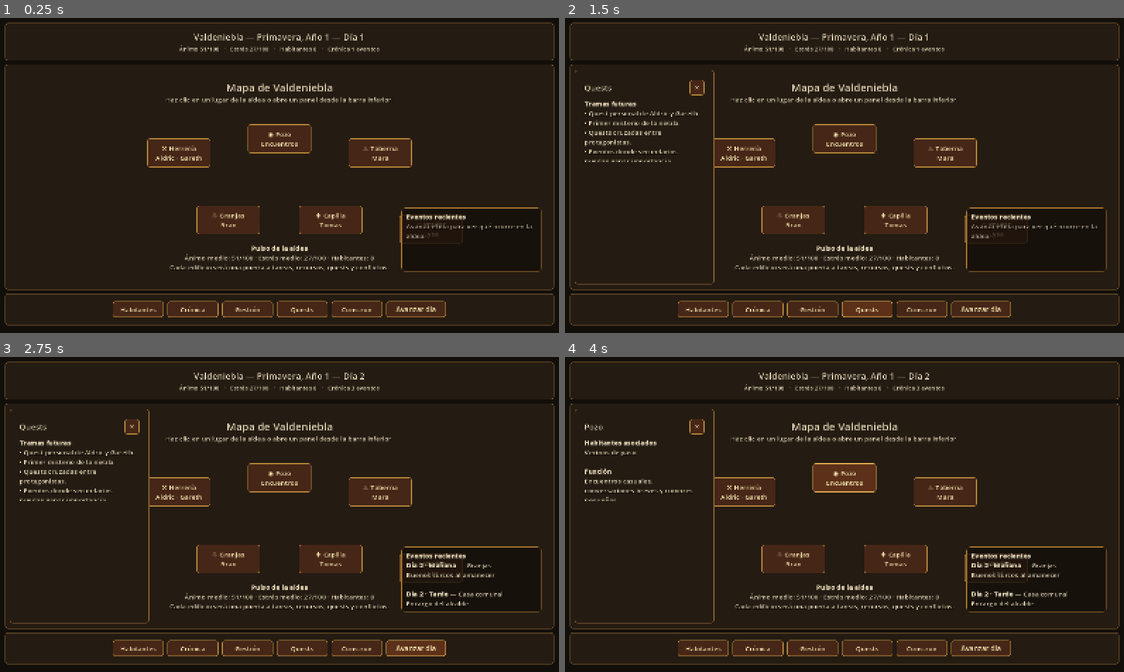
Above: before the commit, frames 1-4 (two rows, left to right).
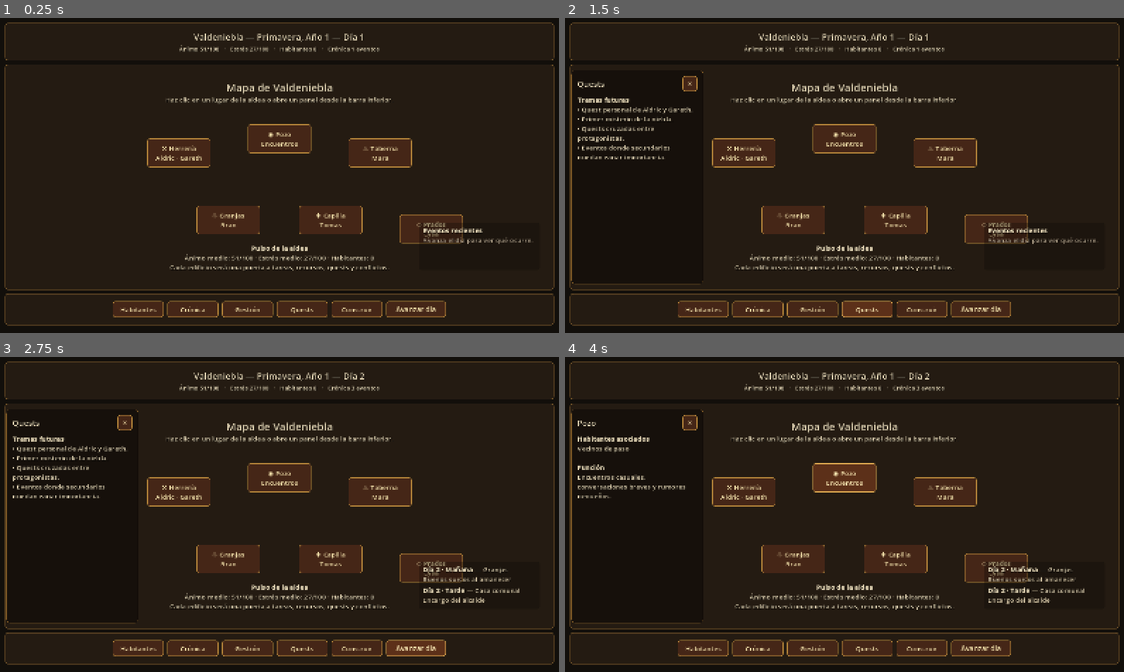
Above: after the commit, the same moments.

Repository: Nachobt98/valdeniebla
Game: Godot game, scene res://main.tscn
The game is run twice, just before and just after one commit, with the same random seed, the same clock (stepped at 60 frames per second) and the same inputs.
Inputs:
- Up to frame 1 (0.25 s): no input
- Up to frame 2 (1.5 s): click "Habitantes" at 0.5 s; click "Quests" at 1.25 s
- Up to frame 3 (2.75 s): click "Avanzar día" at 2 s
- Up to frame 4 (4 s): click "⚒ Herrería Aldric · Gareth" at 2.75 s; click "◉ Pozo Encuentros" at 3.5 s

The runs differ from the first frame. In frame 1, 1.3% of the frame differs, in the area x 71-97%, y 60-81%; in frame 2, 3.6%; in frame 3, 4.2%, in the area x 1-97%, y 16-85%; in frame 4, 3.6%.

Commit message:
Refine contextual UI and timed event feed

Diff:
--- a/main.gd
+++ b/main.gd
@@ -7,14 +7,15 @@
 const DiarySystem = preload("res://scripts/diary_system.gd")
 
 const DAY_TIMES := ["Mañana", "Tarde"]
-const MAX_EVENT_FEED_ENTRIES := 5
+const EVENT_FEED_LIFETIME := 5.0
+const EVENT_FEED_FADE_TIME := 1.25
 
 var selected_npc_id: String = "aldric"
 var village_state := VillageState.new()
 var event_system := EventSystem.new()
 var diary_system := DiarySystem.new()
-var event_feed_entries: Array[String] = []
-var event_feed_label: RichTextLabel
+var event_feed_container: VBoxContainer
+var event_feed_empty_label: RichTextLabel
 
 @onready var title_label: Label = $RootMargin/RootLayout/TopBar/TopBarMargin/TopBarContent/TitleLabel
 @onready var top_stats_label: Label = $RootMargin/RootLayout/TopBar/TopBarMargin/TopBarContent/TopStatsLabel
@@ -47,10 +48,10 @@
 	event_system.setup(EventDatabase.get_events())
 	diary_system.setup_initial_entry()
 	populate_npc_list()
+	apply_translucent_context_style()
 	create_event_feed_overlay()
 	connect_signals()
 	update_all_ui()
-	update_event_feed()
 
 func connect_signals() -> void:
 	advance_day_button.pressed.connect(_on_advance_day_pressed)
@@ -68,27 +69,42 @@
 	chapel_button.pressed.connect(func(): show_building_panel("Capilla", "Tomas", "Crónica, memoria, mediación y primeras pistas de la trama principal.", "Las velas recuerdan más de lo que dicen."))
 	pastures_button.pressed.connect(func(): show_building_panel("Prados", "Lysa", "Ganado, lindes, vigilancia rural y frontera exterior.", "Más allá de los prados empieza lo incierto."))
 
+func apply_translucent_context_style() -> void:
+	context_panel.custom_minimum_size = Vector2(350, 0)
+	context_panel.offset_right = 366.0
+	var style := StyleBoxFlat.new()
+	style.bg_color = Color(0.07, 0.05, 0.035, 0.78)
+	style.border_color = Color(0.64, 0.45, 0.18, 0.38)
+	style.border_width_left = 1
+	style.border_width_top = 1
+	style.border_width_right = 1
+	style.border_width_bottom = 1
+	style.corner_radius_top_left = 10
+	style.corner_radius_top_right = 10
+	style.corner_radius_bottom_left = 10
+	style.corner_radius_bottom_right = 10
+	context_panel.add_theme_stylebox_override("panel", style)
+
 func create_event_feed_overlay() -> void:
 	var feed_panel := PanelContainer.new()
 	feed_panel.name = "EventFeedPanel"
-	feed_panel.custom_minimum_size = Vector2(390, 175)
+	feed_panel.custom_minimum_size = Vector2(340, 132)
 	feed_panel.anchor_left = 1.0
 	feed_panel.anchor_top = 1.0
 	feed_panel.anchor_right = 1.0
 	feed_panel.anchor_bottom = 1.0
-	feed_panel.offset_left = -420.0
-	feed_panel.offset_top = -220.0
-	feed_panel.offset_right = -24.0
-	feed_panel.offset_bottom = -40.0
+	feed_panel.offset_left = -370.0
+	feed_panel.offset_top = -178.0
+	feed_panel.offset_right = -28.0
+	feed_panel.offset_bottom = -44.0
 	feed_panel.mouse_filter = Control.MOUSE_FILTER_IGNORE
 
 	var style := StyleBoxFlat.new()
-	style.bg_color = Color(0.07, 0.05, 0.035, 0.72)
-	style.border_color = Color(0.64, 0.45, 0.18, 0.88)
-	style.border_width_left = 1
-	style.border_width_top = 1
-	style.border_width_right = 1
-	style.border_width_bottom = 1
+	style.bg_color = Color(0.04, 0.03, 0.02, 0.32)
+	style.border_width_left = 0
+	style.border_width_top = 0
+	style.border_width_right = 0
+	style.border_width_bottom = 0
 	style.corner_radius_top_left = 8
 	style.corner_radius_top_right = 8
 	style.corner_radius_bottom_left = 8
@@ -96,18 +112,24 @@
 	feed_panel.add_theme_stylebox_override("panel", style)
 
 	var margin := MarginContainer.new()
-	margin.add_theme_constant_override("margin_left", 12)
-	margin.add_theme_constant_override("margin_top", 10)
-	margin.add_theme_constant_override("margin_right", 12)
-	margin.add_theme_constant_override("margin_bottom", 10)
+	margin.add_theme_constant_override("margin_left", 10)
+	margin.add_theme_constant_override("margin_top", 8)
+	margin.add_theme_constant_override("margin_right", 10)
+	margin.add_theme_constant_override("margin_bottom", 8)
 	feed_panel.add_child(margin)
 
-	event_feed_label = RichTextLabel.new()
-	event_feed_label.bbcode_enabled = true
-	event_feed_label.autowrap_mode = TextServer.AUTOWRAP_WORD_SMART
-	event_feed_label.scroll_active = false
-	event_feed_label.fit_content = true
-	margin.add_child(event_feed_label)
+	event_feed_container = VBoxContainer.new()
+	event_feed_container.add_theme_constant_override("separation", 5)
+	margin.add_child(event_feed_container)
+
+	event_feed_empty_label = RichTextLabel.new()
+	event_feed_empty_label.bbcode_enabled = true
+	event_feed_empty_label.autowrap_mode = TextServer.AUTOWRAP_WORD_SMART
+	event_feed_empty_label.scroll_active = false
+	event_feed_empty_label.fit_content = true
+	event_feed_empty_label.mouse_filter = Control.MOUSE_FILTER_IGNORE
+	event_feed_empty_label.text = "[b]Eventos recientes[/b]\n[color=#b8a890]Avanza el día para ver qué ocurre.[/color]"
+	event_feed_container.add_child(event_feed_empty_label)
 	map_content.add_child(feed_panel)
 
 func populate_npc_list() -> void:
@@ -133,26 +155,37 @@
 		diary_system.add_entry(time_name, event_data, village_state)
 		add_event_feed_entry(time_name, event_data)
 	update_all_ui()
-	update_event_feed()
 
 func add_event_feed_entry(time_name: String, event_data: Dictionary) -> void:
-	var entry := "[b]Día %d · %s[/b] — %s\n%s" % [
+	if event_feed_empty_label != null:
+		event_feed_empty_label.visible = false
+	var entry_label := RichTextLabel.new()
+	entry_label.bbcode_enabled = true
+	entry_label.autowrap_mode = TextServer.AUTOWRAP_WORD_SMART
+	entry_label.scroll_active = false
+	entry_label.fit_content = true
+	entry_label.mouse_filter = Control.MOUSE_FILTER_IGNORE
+	entry_label.modulate.a = 0.0
+	entry_label.text = "[b]Día %d · %s[/b] — %s\n[color=#d9c9a8]%s[/color]" % [
 		village_state.day,
 		time_name,
 		event_data.get("location", "Aldea"),
 		event_data.get("title", "Suceso")
 	]
-	event_feed_entries.append(entry)
-	while event_feed_entries.size() > MAX_EVENT_FEED_ENTRIES:
-		event_feed_entries.pop_front()
-
-func update_event_feed() -> void:
-	if event_feed_label == null:
+	event_feed_container.add_child(entry_label)
+	var fade_in := create_tween()
+	fade_in.tween_property(entry_label, "modulate:a", 1.0, 0.25)
+	fade_event_feed_entry(entry_label)
+
+func fade_event_feed_entry(entry_label: RichTextLabel) -> void:
+	await get_tree().create_timer(EVENT_FEED_LIFETIME).timeout
+	if not is_instance_valid(entry_label):
 		return
-	if event_feed_entries.is_empty():
-		event_feed_label.text = "[b]Eventos recientes[/b]\n[color=#b8a890]Avanza el día para ver qué ocurre en la aldea.[/color]"
-		return
-	event_feed_label.text = "[b]Eventos recientes[/b]\n" + "\n\n".join(event_feed_entries)
+	var fade_out := create_tween()
+	fade_out.tween_property(entry_label, "modulate:a", 0.0, EVENT_FEED_FADE_TIME)
+	await fade_out.finished
+	if is_instance_valid(entry_label):
+		entry_label.queue_free()
 
 func update_all_ui() -> void:
 	update_title()
@@ -199,7 +232,7 @@
 func show_people_panel() -> void:
 	show_context(
 		"Habitantes",
-		"[b]Protagonistas[/b]\nSelecciona un nombre para ver su ficha, relaciones y futuras tramas personales.",
+		"[b]Protagonistas[/b]\nSelecciona un nombre para ver ficha, relaciones y futuras tramas.",
 		true
 	)
 
@@ -216,7 +249,7 @@
 func show_quests_panel() -> void:
 	show_context(
 		"Quests",
-		"[b]Tramas futuras[/b]\n• Quest personal de Aldric y Gareth.\n• Primer misterio de la niebla.\n• Quests cruzadas entre protagonistas.\n• Eventos donde secundarios puedan ganar importancia.\n\nTodavía es placeholder: estructura primero, brillo después.",
+		"[b]Tramas futuras[/b]\n• Quest personal de Aldric y Gareth.\n• Primer misterio de la niebla.\n• Quests cruzadas entre protagonistas.\n• Eventos donde secundarios puedan ganar importancia.",
 		false
 	)
 
